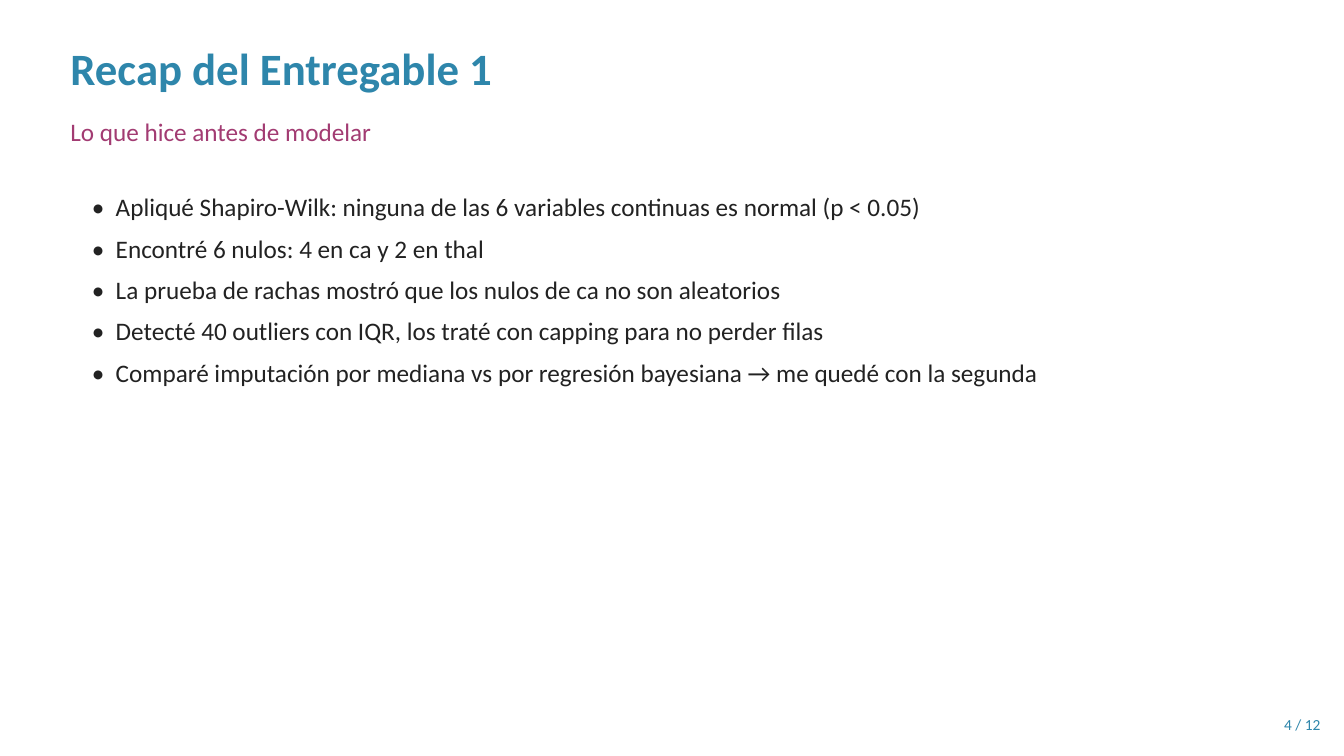
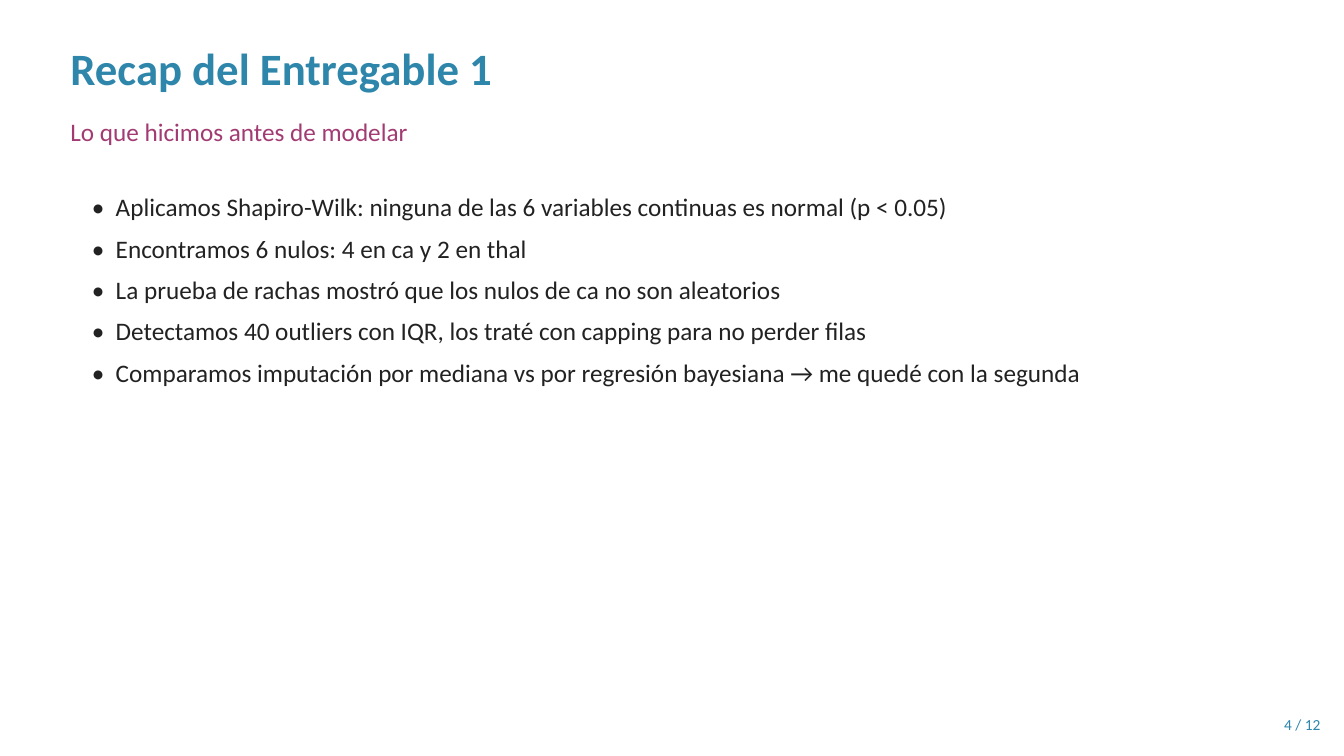
Before and after one commit to JAAM010/seminario-datos-heart-disease, a slide deck: slide 4 of Entregable2/Presentacion_Sustentacion.pptx. Drawn at 1344x756 pixels with LibreOffice and Linux fonts; fonts in the diff are those of the drawing. Boxes give left, top, right and bottom in pixels: in the first picture for what was removed or moved away, otherwise in the second. Text is boxed around its words. In the diff, an @@ line names an element or a change of style, - is before the commit and + after.

```diff
--- a/Entregable2/Presentacion_Sustentacion.pptx
+++ b/Entregable2/Presentacion_Sustentacion.pptx
@@ text at (70, 123, 408, 145): text changed @@
-Lo que hice antes de modelar
+Lo que hicimos antes de modelar
@@ text at (116, 198, 946, 262): text changed @@
-• Apliqué Shapiro-Wilk: ninguna de las 6 variables continuas es normal (p < 0.05)
-• Encontré 6 nulos: 4 en ca y 2 en thal
+• Aplicamos Shapiro-Wilk: ninguna de las 6 variables continuas es normal (p < 0.05)
+• Encontramos 6 nulos: 4 en ca y 2 en thal
@@ text at (116, 322, 1080, 387): text changed @@
-• Detecté 40 outliers con IQR, los traté con capping para no perder filas
-• Comparé imputación por mediana vs por regresión bayesiana → me quedé con la segunda
+• Detectamos 40 outliers con IQR, los traté con capping para no perder filas
+• Comparamos imputación por mediana vs por regresión bayesiana → me quedé con la segunda
```
Also in this commit, not shown: 5 other slides changed, 6 other files.
